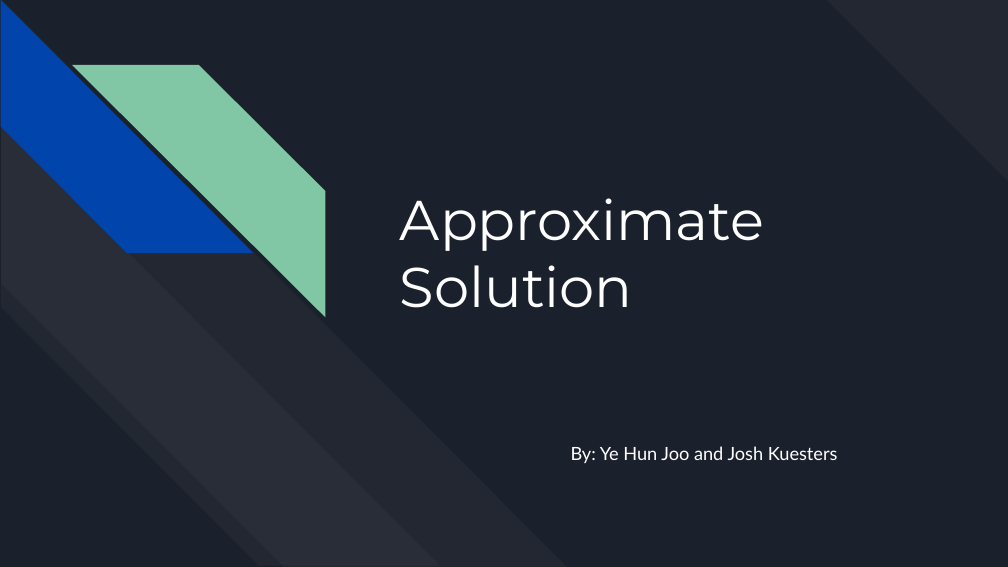
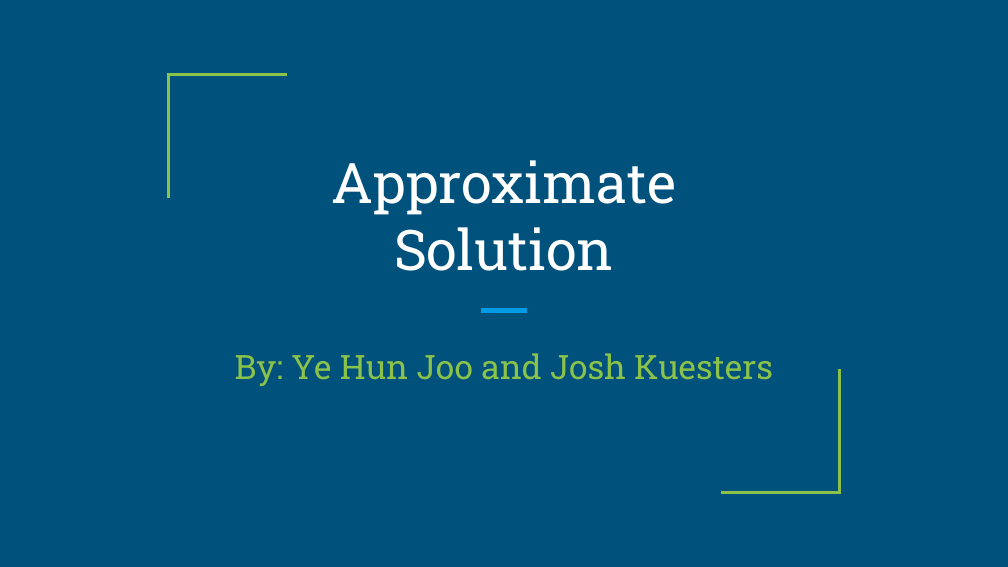
Before and after one commit to yehunj/np-project, a slide deck: slide 1 of presentations/Approximate Solution.pptx. Drawn at 1008x567 pixels with LibreOffice and Linux fonts; fonts in the diff are those of the drawing. Boxes give left, top, right and bottom in pixels: in the first picture for what was removed or moved away, otherwise in the second. Text is boxed around its words. In the diff, an @@ line names an element or a change of style, - is before the commit and + after.

```diff
--- a/presentations/Approximate Solution.pptx
+++ b/presentations/Approximate Solution.pptx
@@ background #1B212C to #00517C @@
@@ diag stripe removed at (827,0,1008,181) @@
@@ group removed at (0,1,568,566): 4 diag stripes @@
@@ freeform shape added at (168,75,287,199), outline #8BC34A 2.25 pt @@
@@ title "Approximate": place and size @@
-title "Approximate" at (400,198,764,308)
+title "Approximate" at (332,160,676,271)
@@ title "Approximate" at (332,160,676,271): font Montserrat to Roboto Slab; alignment left to centre; vertical alignment top to bottom @@
@@ line added from (481, 310) to (527, 310), #039BE5 3 pt @@
@@ subtitle "By: Ye Hun Joo and ...": place and size @@
-subtitle "By: Ye Hun Joo and ..." at (571,446,838,463)
+subtitle "By: Ye Hun Joo and ..." at (235,353,773,386)
@@ subtitle "By: Ye Hun Joo and ..." at (235,353,773,386): size 13 to 24 pt, font Lato to Roboto Slab, text colour #FFFFFF to #8BC34A; alignment left to centre @@
@@ freeform shape added at (721,369,840,493), outline #8BC34A 2.25 pt @@
```
Also in this commit, not shown: 5 other slides changed, 2 other files.
